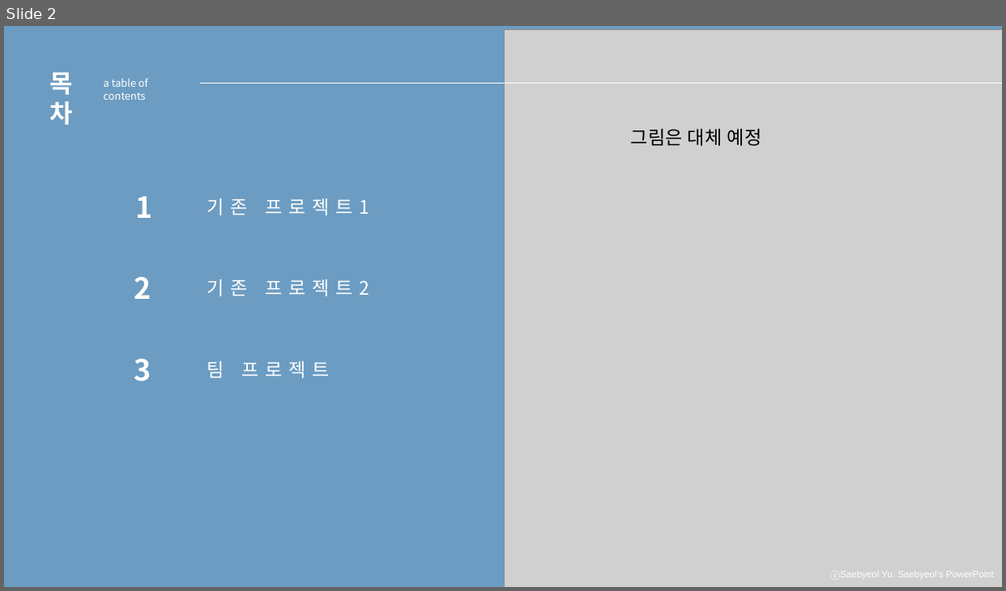
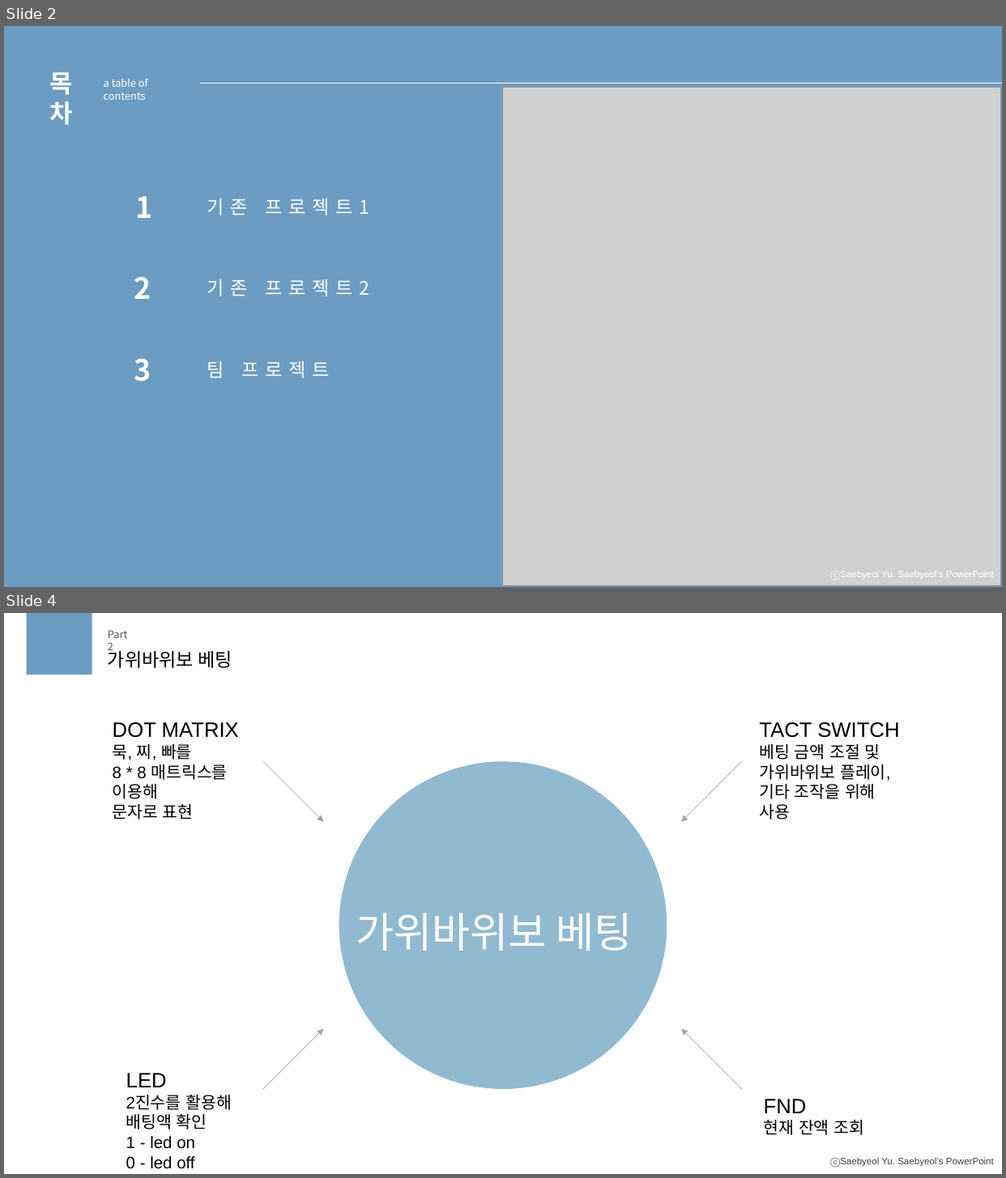
Before and after one commit to meohyun1/IoT_Proj, a slide deck: doc/IoT_1차발표.pptx. Shown one above the other, each under a label of ours: slide 2 before the commit, slides 2 and 4 after it; the slides between them are not shown. The pictures are 1006x591 and 1006x1178 pixels, drawn with LibreOffice and Linux fonts; fonts in the diff are those of the drawing; grey boxes stand for pictures. Boxes give left, top, right and bottom in pixels: in the first picture for what was removed or moved away, otherwise in the second. Text is boxed around its words. In the diff, an @@ line names an element or a change of style, - is before the commit and + after.

```diff
--- a/doc/IoT_1차발표.pptx
+++ b/doc/IoT_1차발표.pptx
@@ slide 4 added at (4, 613, 1002, 1174), background #FFFFFF; not listed: 1 template element that a slide beside it also shows @@
@@ rectangle added at (27, 613, 92, 675), fill #6C9CC2 @@
@@ text added at (108, 630, 127, 654), 10 pt, text #595959 @@
+Part 2
@@ text added at (108, 648, 232, 668), 18 pt, text #000000 @@
+가위바위보 베팅
@@ text added at (113, 722, 239, 820), 16 pt, text #000000 @@
+DOT MATRIX
+묵, 찌, 빠를
+8 * 8 매트릭스를
+이용해
+문자로 표현
@@ text added at (759, 722, 899, 820), 16 pt, text #000000 @@
+TACT SWITCH
+베팅 금액 조절 및
+가위바위보 플레이,
+기타 조작을 위해
+사용
@@ arrow added from (263, 762) to (324, 822), #A6A6A6 0.5 pt @@
@@ ellipse added at (339, 762, 667, 1090), fill #91BAD0 @@
@@ arrow added from (742, 762) to (681, 822), #A6A6A6 0.5 pt @@
@@ text added at (356, 913, 632, 951), 40 pt, text #FFFFFF @@
+가위바위보 베팅
@@ arrow added from (263, 1089) to (324, 1029), #A6A6A6 0.5 pt @@
@@ arrow added from (742, 1089) to (681, 1029), #A6A6A6 0.5 pt @@
@@ text added at (126, 1073, 232, 1169), 16 pt, text #000000 @@
+LED
+2진수를 활용해
+배팅액 확인
+1 - led on
+0 - led off
@@ text added at (764, 1099, 864, 1135), 16 pt, text #000000 @@
+FND
+현재 잔액 조회
@@ slide 2 changed as well @@
@@ picture: place and size @@
-picture at (504, 29, 1002, 587)
+picture at (503, 88, 1002, 587)
@@ text removed at (631, 129, 762, 146) @@
-그림은 대체 예정
```
Also in this commit, not shown: 1 other slide changed, 7 other slides added, 5 slides removed, 5 other files.
